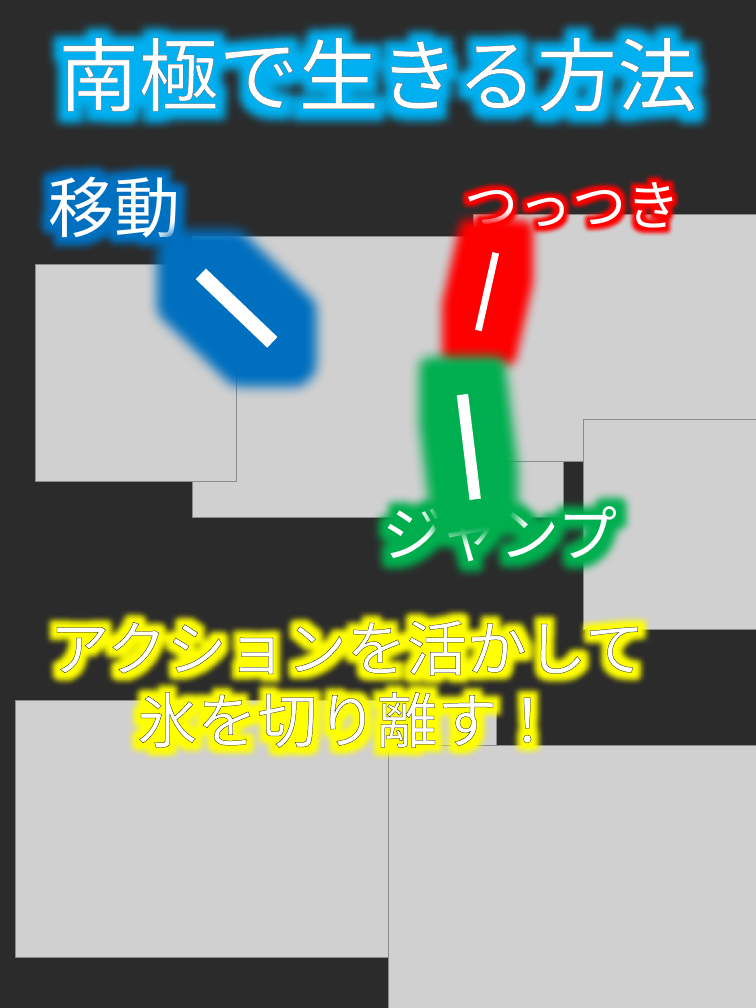
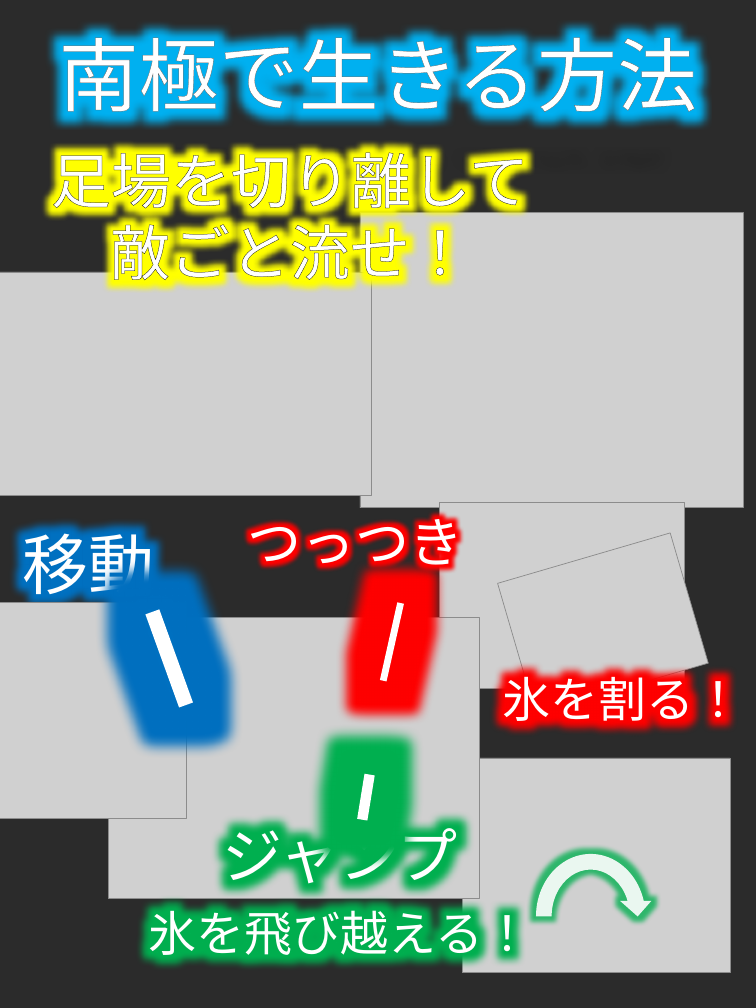
Before and after one commit to RitsukiObara/GraduationTeam, a slide deck: slide 1 of 02_資料/説明書/説明書.pptx. Drawn at 756x1008 pixels with LibreOffice and Linux fonts; fonts in the diff are those of the drawing; grey boxes stand for pictures; background and template pictures are left out; a plain dark background stands for a picture behind light text. Boxes give left, top, right and bottom in pixels: in the first picture for what was removed or moved away, otherwise in the second. Text is boxed around its words. In the diff, an @@ line names an element or a change of style, - is before the commit and + after.

```diff
--- a/02_資料/説明書/説明書.pptx
+++ b/02_資料/説明書/説明書.pptx
@@ text at (x1=51, y1=141, x2=529, y2=290): text changed @@
-アクションを活かして
-氷を切り離す！
+足場を切り離して
+敵ごと流せ！
@@ picture resized from (x1=474, y1=215, x2=756, y2=462) to (x1=360, y1=212, x2=743, y2=508) @@
@@ picture resized from (x1=388, y1=745, x2=756, y2=1008) to (x1=0, y1=272, x2=372, y2=495) @@
@@ picture removed at (x1=583, y1=419, x2=756, y2=630) @@
@@ text "つっつき" moved from (x1=464, y1=170, x2=680, y2=239) to (x1=247, y1=507, x2=463, y2=576) @@
@@ picture added at (x1=439, y1=503, x2=684, y2=689) @@
@@ text "移動" moved from (x1=49, y1=165, x2=181, y2=249) to (x1=23, y1=522, x2=155, y2=606) @@
@@ picture added at (x1=498, y1=533, x2=709, y2=714) @@
@@ picture resized from (x1=35, y1=265, x2=236, y2=482) to (x1=0, y1=603, x2=187, y2=819) @@
@@ picture moved from (x1=192, y1=236, x2=563, y2=517) to (x1=108, y1=618, x2=479, y2=899) @@
@@ rectangle at (x1=145, y1=609, x2=193, y2=708): rotation 43 to 70 degrees @@
@@ rectangle moved from (x1=475, y1=252, x2=499, y2=331) to (x1=380, y1=602, x2=404, y2=682) @@
@@ text added at (x1=503, y1=667, x2=743, y2=728), 48 pt, text #FFFFFF @@
+氷を割る！
@@ picture removed at (x1=16, y1=701, x2=497, y2=958) @@
@@ rectangle at (x1=357, y1=773, x2=374, y2=821): rotation 83 to 99 degrees @@
@@ picture added at (x1=462, y1=758, x2=730, y2=973) @@
@@ text "ジャンプ" moved from (x1=383, y1=495, x2=618, y2=572) to (x1=222, y1=817, x2=457, y2=894) @@
@@ circular arrow added at (x1=528, y1=846, x2=654, y2=986), fill #FFFFFF at 90% opacity @@
@@ text added at (x1=149, y1=902, x2=531, y2=963), 48 pt, text #FFFFFF @@
+氷を飛び越える！
```
Also in this commit, not shown: 9 other files.
